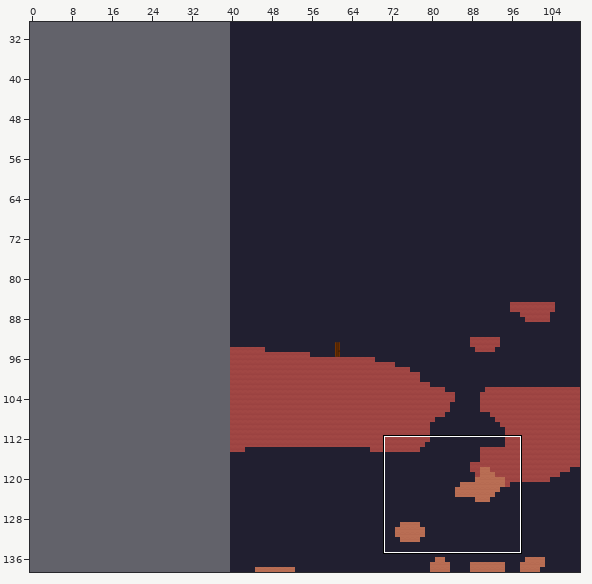
Two versions of a level (Tiled map, new_main/tiled_map/map.tmx). The picture above shows the old version from afar; the outline marks the close-up.
Close-up. As it was:
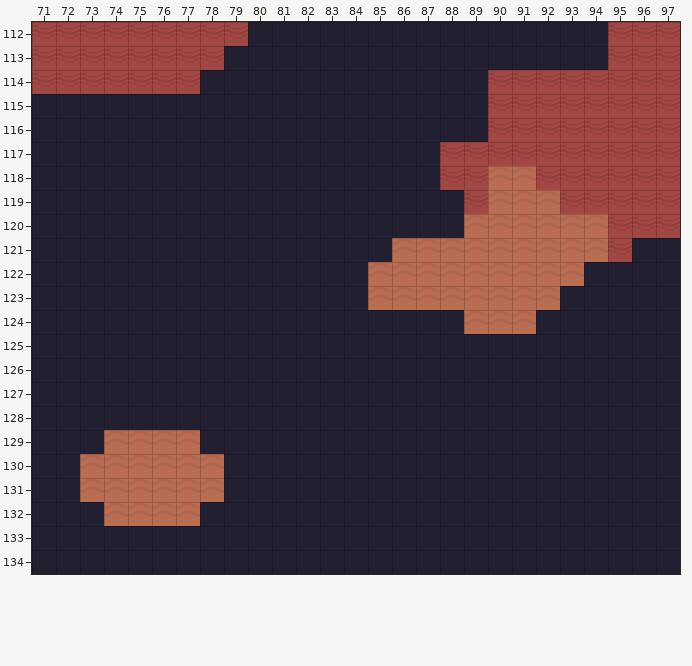
Cells are 16x16 px. Shown: x 71..97, y 112..134. The commit also changed other parts of the map, which this record leaves out. The old version is drawn lined up with the new one.
Now the later version:
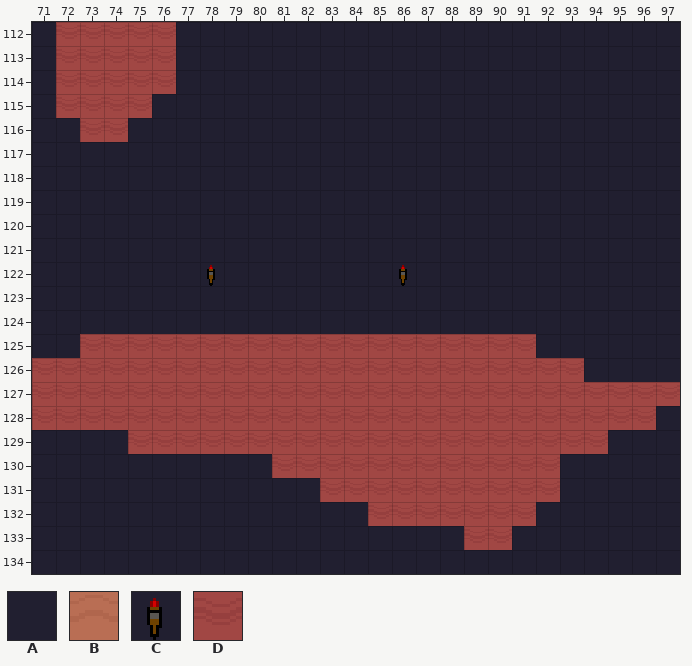
Key: from "terrain": A 23, B 29, C 66, D 117.
_ is an empty cell.
Tiles replaced or removed in this view: A, B, D.
Difference:
Changed rows in their new state; . is an unchanged cell.
map size 80x200 -> 120x200 cells (old content now starts at 40,0; both pictures use the new coordinates)
Layer "Background":
first column x 78:
122 C.......C
Layer "Platforms":
first column x 71:
112 _.....___...............___
113 _.....__................___
114 _....._............________
115 .DDDD..............________
116 ..DD...............________
117 .................__________
118 .................__________
119 .................._________
120 .................._________
121 ...............__________..
122 .............._________....
123 ..............________.....
124 ..................___......
125 ..DDDDDDDDDDDDDDDDDDD......
126 DDDDDDDDDDDDDDDDDDDDDDD....
127 DDDDDDDDDDDDDDDDDDDDDDDDDDD
128 DDDDDDDDDDDDDDDDDDDDDDDDDD.
129 ..._DDDDDDDDDDDDDDDDDDDD...
130 ..______..DDDDDDDDDDDD.....
131 ..______....DDDDDDDDDD.....
132 ...____.......DDDDDDD......
133 ..................DD.......
